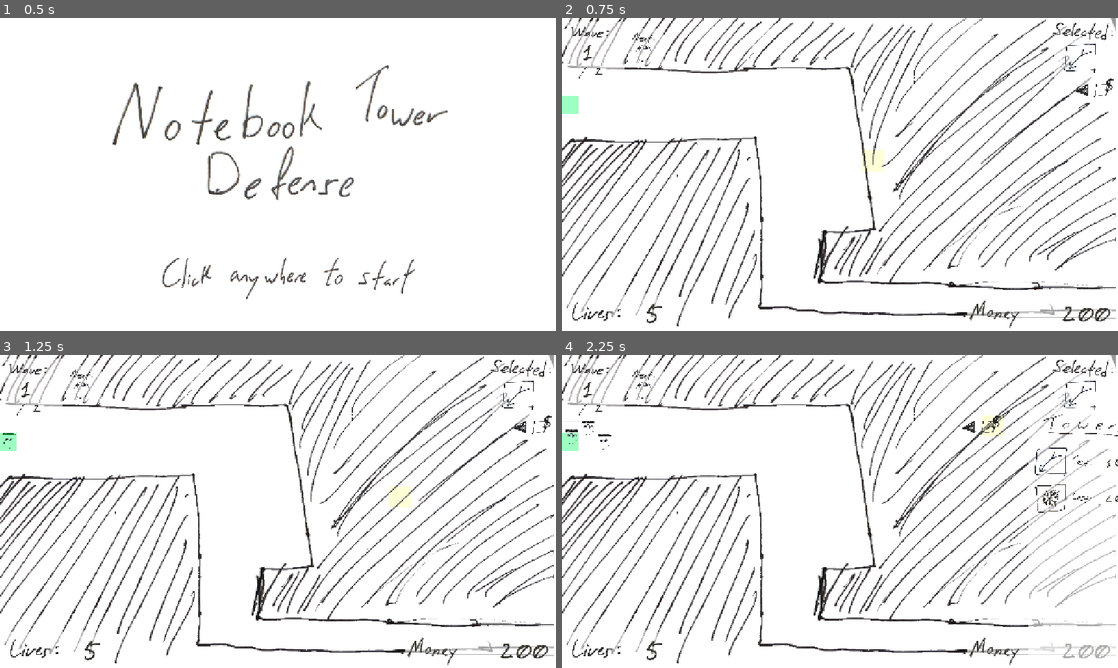
Above: before the commit, frames 1-4 (two rows, left to right).
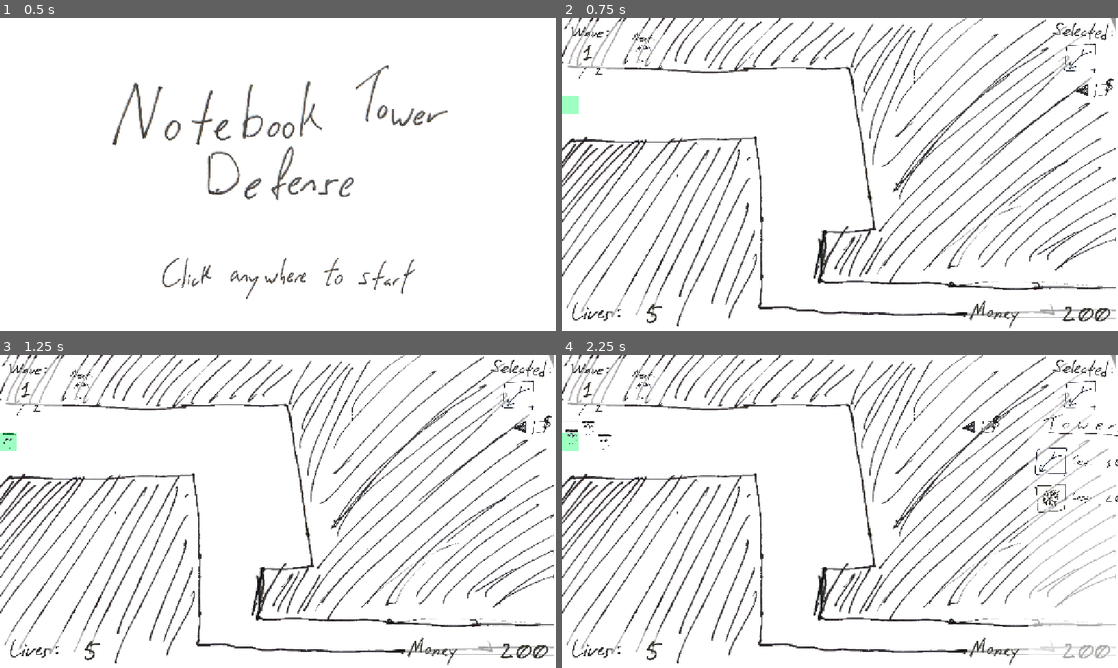
Above: after the commit, the same moments.

Repository: OzuYatamutsu/notebook-tower-defense
Game: Godot game, scene res://levels/StartScreen.tscn
Two runs of this game, one before a commit and one after it. Both use one fixed random seed, a clock stepped at 60 frames per second and the inputs below.
Inputs (mouse positions are in pixels of both pictures, inside the frame that each line leads up to):
- Up to frame 1 (0.5 s): no input
- Up to frame 2 (0.75 s): move the mouse to (962, 158) at 0.52 s; click (962, 158) at 0.67 s
- Up to frame 3 (1.25 s): no input
- Up to frame 4 (2.25 s): click (1101, 426) at 1.25 s; click (984, 426) at 2 s

Frame 1 is identical in both runs. In frame 2, 0.2% of the frame differs, in the area x 54-58%, y 42-50%; in frame 3, 0.2%, in the area x 70-74%, y 42-49%; in frame 4, 0.2%.

Commit message:
Fix issue where can place a tower anywhere on level start

Diff:
--- a/components/game_state.gd
+++ b/components/game_state.gd
@@ -50,7 +50,6 @@
     TOWER_PLACEMENT_SHADOW = get_tree().get_first_node_in_group(TOWER_PLACEMENT_SHADOW_GROUP)
 
     SELECTED_TOWER_METER = get_tree().get_first_node_in_group(SELECTED_TOWER_METER_GROUP)
-    SELECTED_TOWER_METER.update_sprite()
 
     NEXT_WAVE_METER = get_tree().get_first_node_in_group(NEXT_WAVE_METER_GROUP)
 
--- a/components/tower_placement_shadow.gd
+++ b/components/tower_placement_shadow.gd
@@ -19,7 +19,8 @@
 var current_state: ShadowState = ShadowState.DISABLED
 
 func _ready() -> void:
-    set_tower("res://towers/BulletTower.tscn")
+    # set_tower("res://towers/BulletTower.tscn")
+    pass
 
 func set_tower(scene_path: String) -> void:
     TOWER_TO_PLACE = load(scene_path).instantiate()
@@ -69,12 +70,20 @@
     GameState.deduct_money(TOWER_TO_PLACE.VALUE)
 
 func set_is_ok() -> void:
+    if TOWER_TO_PLACE == null:
+        current_state = ShadowState.DISABLED
+        OK_SHADOW.visible = false
+        NG_SHADOW.visible = false
+        return
+
     # Don't show the shadow if we're hovering over a button
     if is_hovering_over_button():
         current_state = ShadowState.DISABLED
     elif current_state != ShadowState.NG_NOT_IN_WALLS_AREA:
         current_state = reeval_current_state()
 
+    # TODO: fix not disabled if hovering not over a wall
+    # TODO: when the game is started.
 
     if (
         current_state == ShadowState.NG_INSUFFICIENT_FUNDS
@@ -102,19 +111,16 @@
     return get_viewport().gui_get_hovered_control() is Button
 
 func _on_area_entered(tower_or_wall: Area2D) -> void:
-    # Intersected with an Area2D corresponding to a Tower.
-    # This means we can't place a new tower here;
-    # it would overlap an existing tower.
-
+    if TOWER_TO_PLACE == null:
+        return
     if tower_or_wall is Tower:
         current_state = ShadowState.NG_OVERLAPPING
     elif tower_or_wall.is_in_group(GameState.WALLS_GROUP):
         current_state = reeval_current_state()
 
 func _on_area_exited(tower_or_wall: Area2D) -> void:
-    # No longer intersecting with an Area2D corresponding to a Tower.
-    # We're able to place towers if we have enough money.
-
+    if TOWER_TO_PLACE == null:
+        return
     if tower_or_wall.is_in_group(GameState.WALLS_GROUP):
         current_state = ShadowState.NG_NOT_IN_WALLS_AREA
     else:
